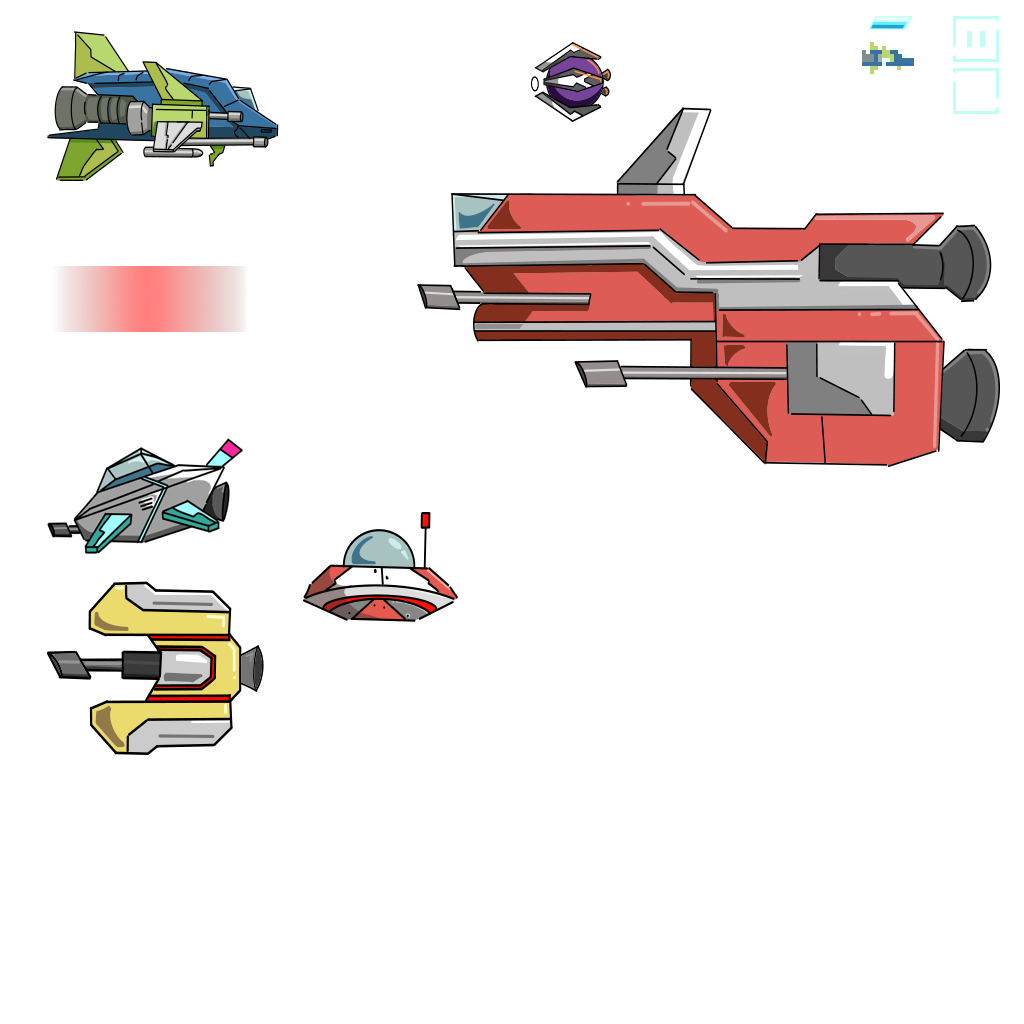
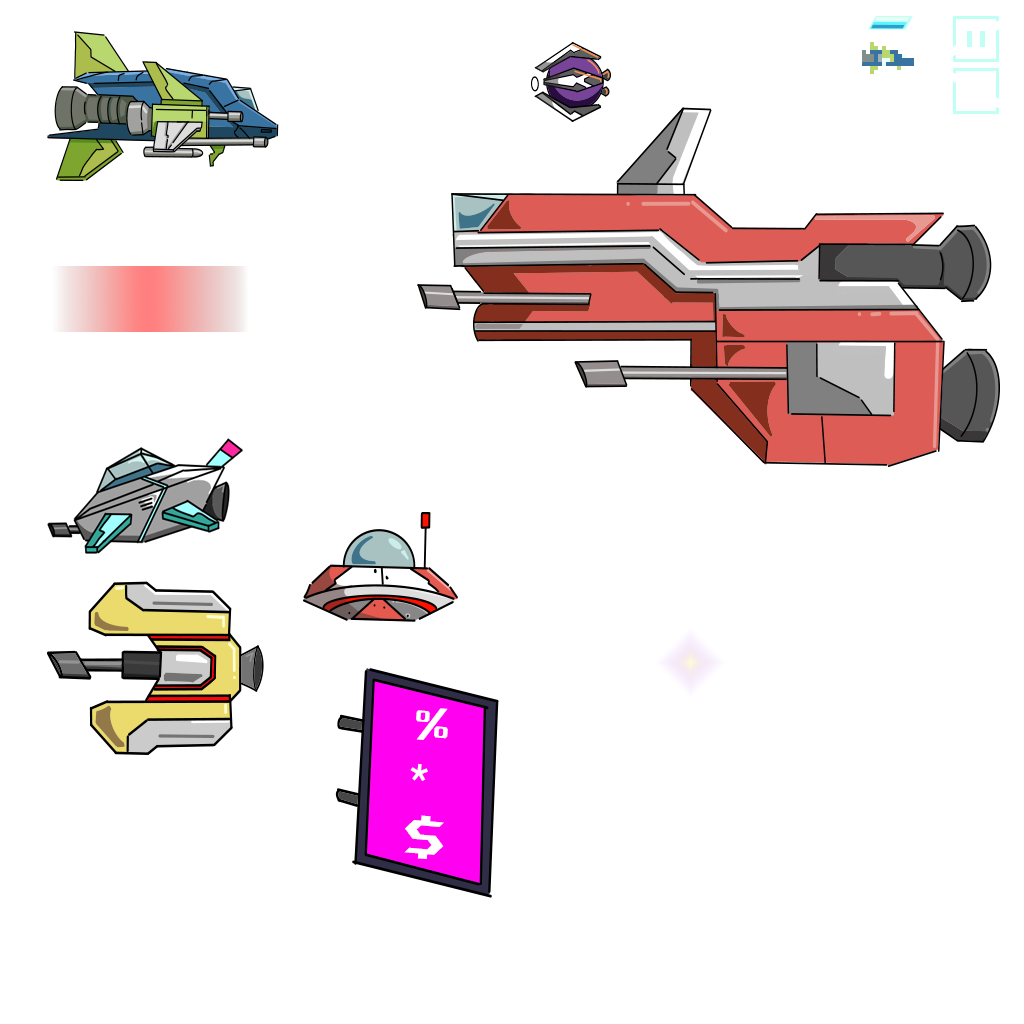
Comparing the layer stacks of the two (1024, 1024) images. Changes:
added layer "City Rubble" above "Rectangle 1" over [335, 668, 499, 898]
added layer "Rectangle 1" above "Vector layer" over [656, 628, 725, 697]
